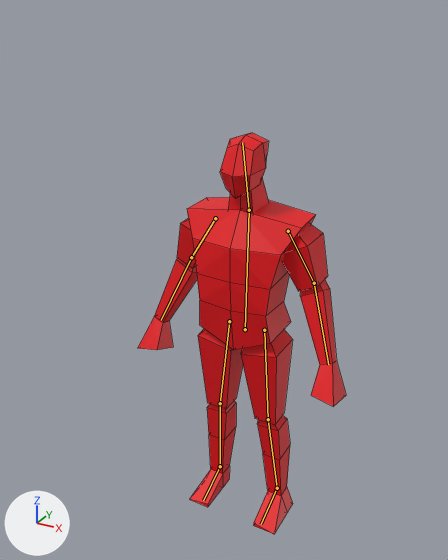
The Blender file Blender/behold_a_man/behold_a_man.blend, before and after one commit.
One viewpoint serves both versions: a camera (50 mm lens) standing at (1.11, -2.22, 2.32) and looking at (-0.05, -0.1, 1.26). The axes (+X, +Y, +Z) are drawn at lower left. The lights are the same throughout. The bones that bend it are drawn over the model as lines. Mesh edges are drawn as thin lines.
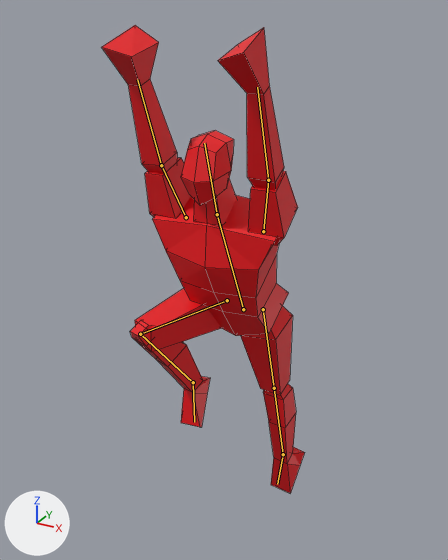
The newer file adds an action. The first version stands in its rest pose; the second is drawn at frame 15 of the action 'jump'.

The change, as JSON lines over the scene's bpy script:
```json
{"block": "bone_body", "where": "bone_body = bpy.data.objects['Armature'].pose.bones['body']"}
{"op": "set", "path": "bone_body.location", "old": "(0.0, 0.0, 0.0)", "new": "(0.0, 0.106, 0.02)"}
{"op": "set", "path": "bone_body.rotation_quaternion", "old": "(1.0, 0.0, 0.0, 0.0)", "new": "(0.972, 0.234, 0.0, 0.0)", "note": "degrees (0, 0, 0) -> degrees (27, 0, 0)"}
{"block": "bone_head", "where": "bone_head = bpy.data.objects['Armature'].pose.bones['head']  # child of 'body'"}
{"op": "set", "path": "bone_head.rotation_quaternion", "old": "(1.0, 0.0, 0.0, 0.0)", "new": "(0.983, -0.193, 0.0, 0.0)", "note": "degrees (0, 0, 0) -> degrees (-22, 0, 0)"}
{"block": "bone_upperarm_l", "where": "bone_upperarm_l = bpy.data.objects['Armature'].pose.bones['upperarm.l']  # child of 'body'"}
{"op": "set", "path": "bone_upperarm_l.rotation_quaternion", "old": "(1.0, 0.0, 0.0, 0.0)", "new": "(-0.03, 0.92, -0.375, 0.064)", "note": "degrees (0, 0, 0) -> degrees (-174, -5, -45)"}
{"block": "bone_lowerarm_l", "where": "bone_lowerarm_l = bpy.data.objects['Armature'].pose.bones['lowerarm.l']  # child of 'upperarm.l'"}
{"op": "set", "path": "bone_lowerarm_l.rotation_quaternion", "old": "(1.0, 0.0, 0.0, 0.0)", "new": "(0.984, -0.108, 0.04, -0.011)", "note": "degrees (0, 0, 0) -> degrees (-13, 4, -2)"}
{"block": "bone_upperarm_r", "where": "bone_upperarm_r = bpy.data.objects['Armature'].pose.bones['upperarm.r']  # child of 'body'"}
{"op": "set", "path": "bone_upperarm_r.rotation_quaternion", "old": "(1.0, 0.0, 0.0, 0.0)", "new": "(-0.03, 0.92, 0.375, -0.064)", "note": "degrees (0, 0, 0) -> degrees (-174, 5, 45)"}
{"block": "bone_lowerarm_r", "where": "bone_lowerarm_r = bpy.data.objects['Armature'].pose.bones['lowerarm.r']  # child of 'upperarm.r'"}
{"op": "set", "path": "bone_lowerarm_r.rotation_quaternion", "old": "(1.0, 0.0, 0.0, 0.0)", "new": "(0.984, -0.108, -0.04, 0.011)", "note": "degrees (0, 0, 0) -> degrees (-13, -4, 2)"}
{"block": "bone_iklegtarget_l", "where": "bone_iklegtarget_l = bpy.data.objects['Armature'].pose.bones['iklegtarget.l']"}
{"op": "set", "path": "bone_iklegtarget_l.location", "old": "(0.0, 0.0, 0.0)", "new": "(0.011, 0.11, -0.12)"}
{"op": "set", "path": "bone_iklegtarget_l.rotation_quaternion", "old": "(1.0, 0.0, 0.0, 0.0)", "new": "(0.854, -0.518, 0.0, 0.04)", "note": "degrees (0, 0, 0) -> degrees (-62, 2, 4)"}
{"block": "bone_iklegpole_r", "where": "bone_iklegpole_r = bpy.data.objects['Armature'].pose.bones['iklegpole.r']"}
{"op": "set", "path": "bone_iklegpole_r.location", "old": "(0.0, 0.0, 0.0)", "new": "(0.195, -0.106, -0.561)"}
{"block": "bone_iklegtarget_r", "where": "bone_iklegtarget_r = bpy.data.objects['Armature'].pose.bones['iklegtarget.r']"}
{"op": "set", "path": "bone_iklegtarget_r.location", "old": "(0.0, 0.0, 0.0)", "new": "(0.065, -0.225, -0.643)"}
{"op": "set", "path": "bone_iklegtarget_r.rotation_quaternion", "old": "(1.0, 0.0, 0.0, 0.0)", "new": "(0.877, -0.479, 0.0, -0.037)", "note": "degrees (0, 0, 0) -> degrees (-57, -2, -4)"}
```

Changed parts and their boxes [x1, y1, x2, y2] in the pictures (448 x 560 px):
```json
{"object": "Cube", "change": "posed", "before": [138, 133, 346, 534], "after": [102, 25, 305, 493], "on screen": "17% taller"}
{"bone": "body", "before": "(245, 329) to (249, 210)", "after": "(243, 309) to (217, 214)"}
{"bone": "head", "before": "(249, 210) to (242, 142)", "after": "(217, 214) to (204, 143)"}
{"bone": "upperarm.l", "before": "(288, 231) to (314, 283)", "after": "(263, 231) to (268, 180)"}
{"bone": "lowerarm.l", "before": "(314, 283) to (328, 364)", "after": "(268, 180) to (257, 87)"}
{"bone": "upperarm.r", "before": "(215, 218) to (191, 257)", "after": "(186, 217) to (161, 165)"}
{"bone": "lowerarm.r", "before": "(191, 257) to (161, 320)", "after": "(161, 165) to (137, 79)"}
```
